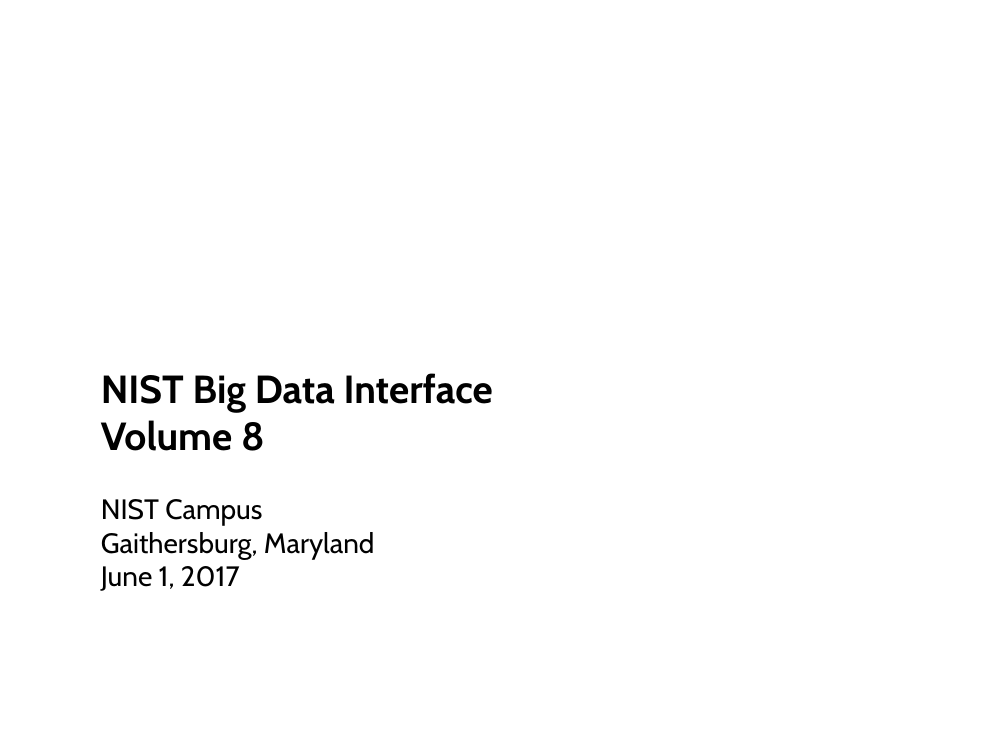
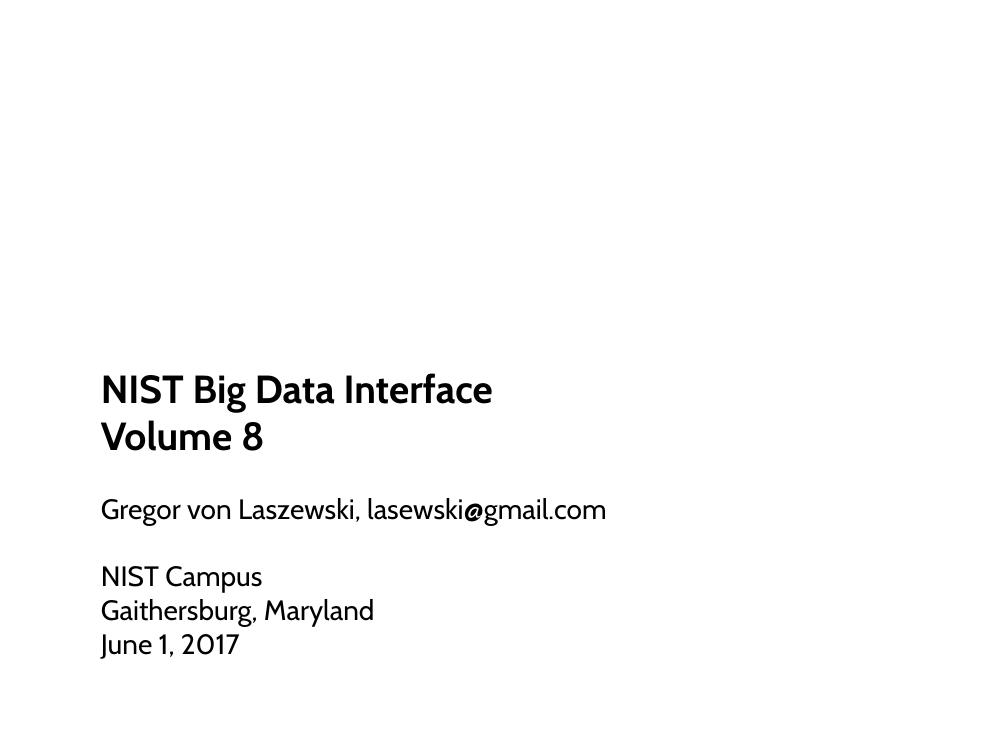
Before and after one commit to cloudmesh/eve, a slide deck: slide 1 of docs/NBDPWG-vol8.pptx. Drawn at 1008x756 pixels with LibreOffice and Linux fonts; fonts in the diff are those of the drawing; background and template pictures are left out. Boxes give left, top, right and bottom in pixels: in the first picture for what was removed or moved away, otherwise in the second. Text is boxed around its words. In the diff, an @@ line names an element or a change of style, - is before the commit and + after.

```diff
--- a/docs/NBDPWG-vol8.pptx
+++ b/docs/NBDPWG-vol8.pptx
@@ text at (101, 498, 606, 526): paragraph added @@
+Gregor von Laszewski, lasewski@gmail.com
```
Also in this commit, not shown: 1 other slide changed, 3 slides added, 3 other files.
